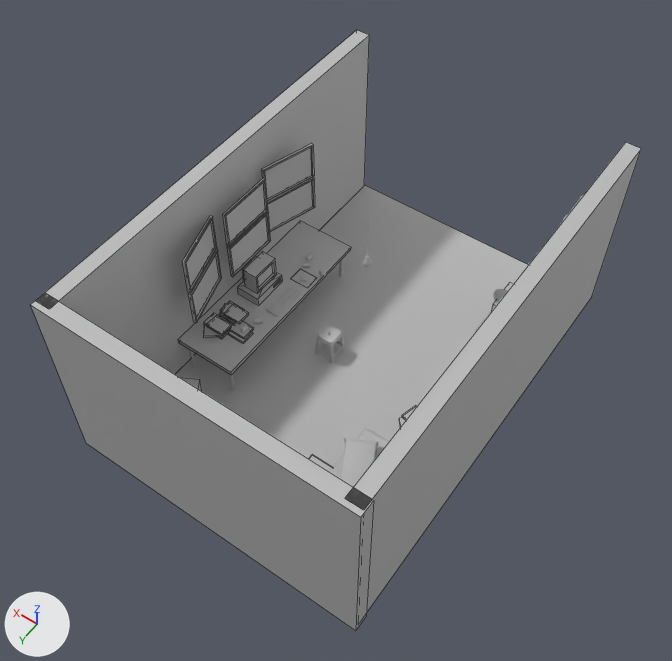
The FBX model ApartmentGame/Assets/3d models/FBX/Sasuke_room.fbx as it was, and as the next commit left it.
Rendered twice from a camera (50 mm lens) standing at (-0.388, 0.536, 0.808) and looking at (-0.068, 0.087, 0.103). Every picture has the same lights, and +X, +Y and +Z are marked at lower left. Mesh edges are drawn as thin lines on the coarser meshes. Where no turn or scale is listed for an object, it has been applied to the vertices.

The older version as bpy lines, for what is in view:
```python
me_mesh_023 = bpy.data.meshes.new('Mesh.023')
me_mesh_023.from_pydata(...)  # a box spanning x -0.0101..0.0101, y -0.0079..0.0079, z -0.0032..0.0
me_mesh_023.materials.append(mat_lambert1)  # grey #bcbcbc
me_mesh_025 = bpy.data.meshes.new('Mesh.025')
me_mesh_025.from_pydata(...)  # a box spanning x -0.0073..0.0129, y -0.0094..0.0064, z -0.0125..-0.0094
me_mesh_025.materials.append(mat_lambert1)  # grey #bcbcbc
me_mesh_029 = bpy.data.meshes.new('Mesh.029')
me_mesh_029.from_pydata(...)  # 8 vertices, 6 faces; spans x -0.0048..0.0189, y -0.0113..0.0094, z -0.0064..-0.0032
me_mesh_029.materials.append(mat_lambert1)  # grey #bcbcbc
me_mesh_037 = bpy.data.meshes.new('Mesh.037')
me_mesh_037.from_pydata(...)  # 96 vertices, 90 faces; spans x -0.0409..0.0409, y -0.0559..0.0559, z -0.0075..0.0075
me_mesh_037.materials.append(mat_lambert1)  # grey #bcbcbc
ob_pcube3 = bpy.data.objects.new('pCube3', me_mesh_037)
ob_pcube3.location = (-0.157, 0.181, 0.024)
ob_polysurface272 = bpy.data.objects.new('polySurface272', me_mesh_023)
ob_polysurface272.location = (0.054, 0.123, 0.059)
ob_polysurface274 = bpy.data.objects.new('polySurface274', me_mesh_025)
ob_polysurface274.location = (0.054, 0.123, 0.058)
ob_polysurface278 = bpy.data.objects.new('polySurface278', me_mesh_029)
ob_polysurface278.location = (0.052, 0.099, 0.055)
# also in view: 'pCube11' at (0.066, 0.121, 0.155); 'pCube10' at (0.066, 0.052, 0.155); 'polySurface110' at (-0.067, 0.044, 0.0); 'pCube1' at (0.048, 0.051, 0.043); 'pCube8' at (0.066, 0.121, 0.109)
```
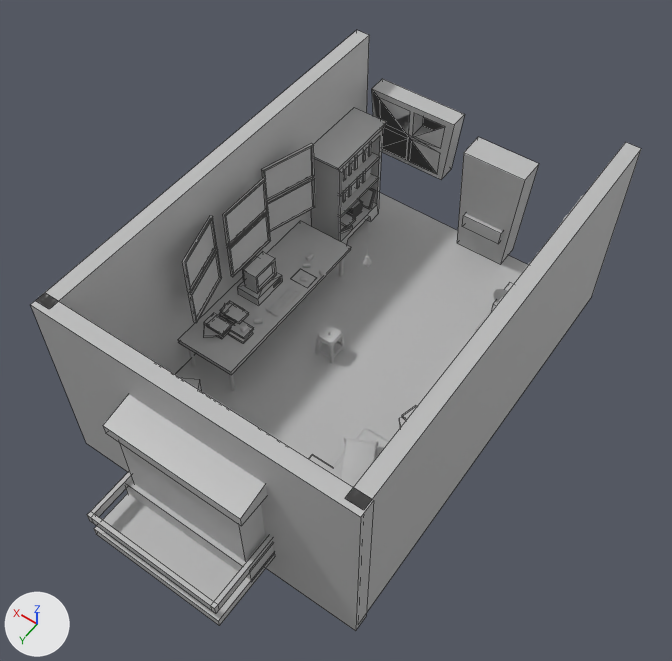
Location of each change, (x1, y1, x2, y2) in pixels of the pictures (672 x 661 px):
'polySurface617', added
    after: (87, 394, 274, 626)
'polySurface613', added
    after: (457, 137, 539, 264)
'polySurface567', added
    after: (311, 107, 387, 245)
'polySurface614', added
    after: (372, 79, 465, 179)
'polySurface616', added
    after: (120, 444, 265, 561)
'polySurface615', added
    after: (462, 213, 503, 244)
'polySurface612', added
    after: (359, 188, 376, 209)
'polySurface608', added
    after: (341, 213, 356, 228)
'polySurface607', added
    after: (349, 200, 363, 212)
'polySurface606', added
    after: (347, 205, 363, 215)
'polySurface605', added
    after: (346, 210, 362, 218)
'polySurface611', added
    after: (341, 226, 346, 232)

Edits to the bpy script that builds the scene:
```text
Add me_mesh_001_1:
    me_mesh_001_1.from_pydata([(-0.0998, -0.159, 0.0002), (-0.0412, -0.159, 0.0002), (-0.1076, -0.1589, 0.1364), (-0.0333, -0.1589, 0.1364), (-0.1076, -0.1277, 0.1362), (-0.0333, -0.1277, 0.1362), (-0.0998, -0.1278, -0.0001), (-0.0412, -0.1278, -0.0001)], [], [(0, 1, 3, 2), (2, 3, 5, 4), (4, 5, 7, 6), (6, 7, 1, 0), (1, 7, 5, 3), (6, 0, 2, 4)])
    me_mesh_001_1.materials.append(mat_lambert1)  # grey #bcbcbc
Add ob_polysurface611:
    ob_polysurface611 = bpy.data.objects.new('polySurface611', me_mesh_025.copy())  # the mesh of ob_polysurface274
    ob_polysurface611.location = (0.055, -0.089, 0.036)
Add ob_polysurface574:
    ob_polysurface574 = bpy.data.objects.new('polySurface574', me_mesh_092)  # 16 vertices, 10 faces; spans x 0.2353..0.2527, y -0.0514..-0.0463, z 0.0619..0.0856; in mat_lambert2 (grey #bcbcbc)
    ob_polysurface574.location = (-0.184, -0.08, 0.0)
Add ob_polysurface613:
    ob_polysurface613 = bpy.data.objects.new('polySurface613', me_mesh_001_1)
    ob_polysurface613.location = (-0.02, -0.04, 0.0)
Add ob_polysurface616:
    ob_polysurface616 = bpy.data.objects.new('polySurface616', me_mesh_1)  # a box spanning x 0.2012..0.3286, y 0.1234..0.1789, z 0.0747..0.1901; in mat_lambert1 (grey #bcbcbc)
    ob_polysurface616.location = (-0.336, 0.133, -0.026)
Add ob_polysurface612:
    ob_polysurface612 = bpy.data.objects.new('polySurface612', me_mesh_125)  # 24 vertices, 16 faces; spans x -0.0087..0.0087, y -0.0068..0.0068, z -0.0119..0.0119; in mat_lambert2 (grey #bcbcbc)
    ob_polysurface612.location = (0.052, -0.144, 0.031)
Add ob_polysurface610:
    ob_polysurface610 = bpy.data.objects.new('polySurface610', me_mesh_029.copy())  # the mesh of ob_polysurface278
    ob_polysurface610.location = (0.052, -0.091, 0.033)
Add ob_polysurface605:
    ob_polysurface605 = bpy.data.objects.new('polySurface605', me_mesh_122)  # 24 vertices, 16 faces; spans x -0.0126..0.0126, y -0.0098..0.0098, z -0.0026..0.0026; in mat_lambert2 (grey #bcbcbc)
    ob_polysurface605.location = (0.062, -0.122, 0.021)
Add ob_polysurface614:
    ob_polysurface614 = bpy.data.objects.new('polySurface614', me_mesh_002_1)  # 40 vertices, 23 faces; spans x -0.0159..0.0901, y -0.1544..-0.1322, z 0.08..0.1625; in mat_lambert1 (grey #bcbcbc)
    ob_polysurface614.location = (-0.02, -0.04, 0.0)
Add ob_polysurface615:
    ob_polysurface615 = bpy.data.objects.new('polySurface615', me_mesh_003_1)  # 16 vertices, 12 faces; spans x -0.095..-0.046, y -0.1363..-0.1233, z 0.0348..0.0526; in mat_lambert1 (grey #bcbcbc)
    ob_polysurface615.location = (-0.02, -0.04, 0.0)
Add ob_polysurface617:
    ob_polysurface617 = bpy.data.objects.new('polySurface617', me_mesh_126)  # 48 vertices, 40 faces; spans x -0.0715..0.0715, y -0.054..0.054, z -0.0693..0.0693; in mat_lambert1 (grey #bcbcbc)
    ob_polysurface617.location = (-0.071, 0.306, 0.109)
Add ob_polysurface606:
    ob_polysurface606 = bpy.data.objects.new('polySurface606', me_mesh_122.copy())
    ob_polysurface606.location = (0.062, -0.124, 0.026)
Add ob_polysurface608:
    ob_polysurface608 = bpy.data.objects.new('polySurface608', me_mesh_023.copy())  # the mesh of ob_polysurface272
    ob_polysurface608.location = (0.049, -0.094, 0.037)
Add ob_polysurface567:
    ob_polysurface567 = bpy.data.objects.new('polySurface567', me_mesh_119)  # 44 vertices, 32 faces; spans x -0.0219..0.0219, y -0.0464..0.0464, z -0.0695..0.0695; in mat_lambert2 (grey #bcbcbc)
    ob_polysurface567.location = (0.061, -0.113, 0.069)
Add ob_polysurface607:
    ob_polysurface607 = bpy.data.objects.new('polySurface607', me_mesh_122.copy())
    ob_polysurface607.location = (0.062, -0.124, 0.032)
```
